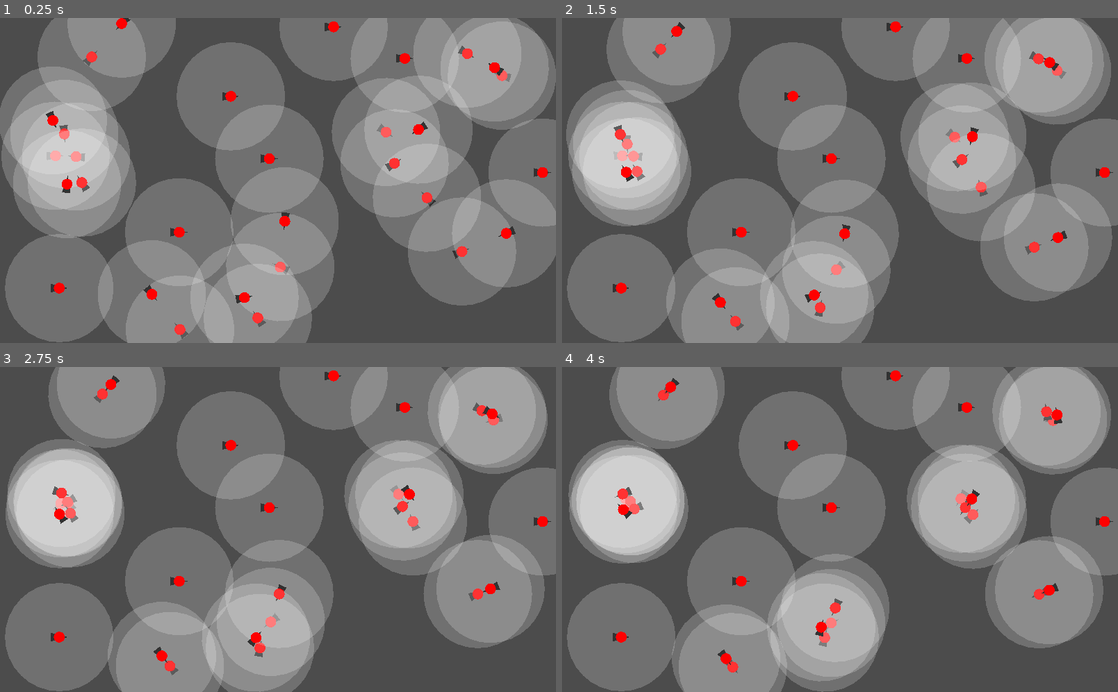
Above: before the commit, frames 1-4 (two rows, left to right).
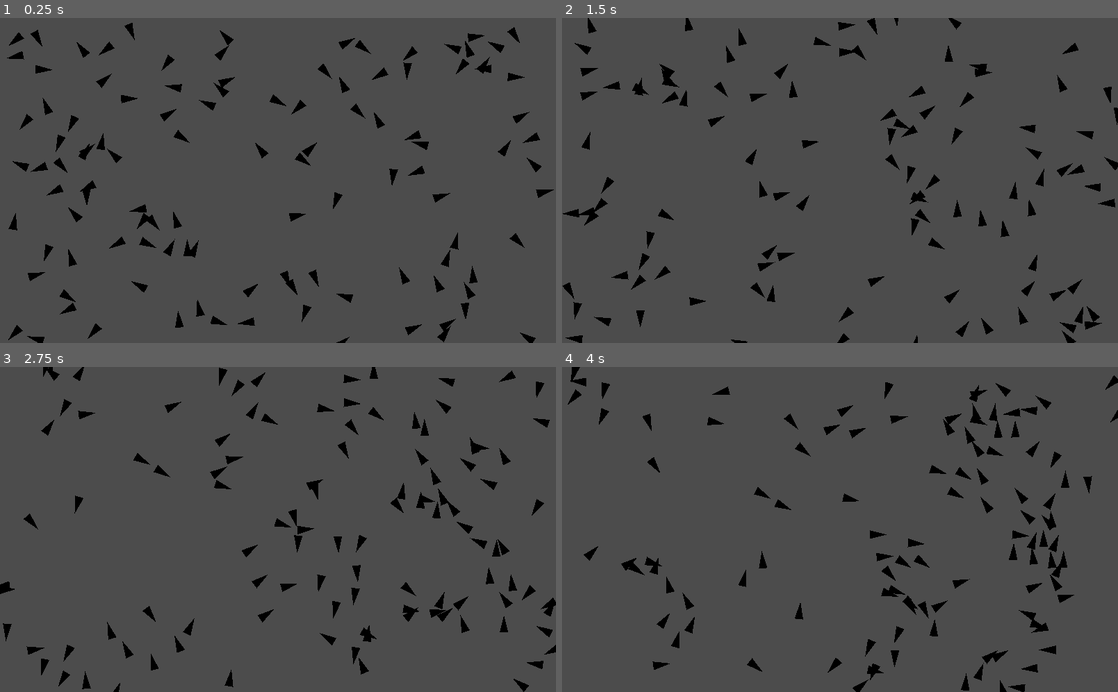
Above: after the commit, the same moments.

Repository: jorikvanveen/boids
Game: Godot game, scene res://MainScene.tscn
The game is run twice, just before and just after one commit, with the same random seed, the same clock (stepped at 60 frames per second) and the same inputs.
Inputs:
- Up to frame 1 (0.25 s): no input
- Up to frame 2 (1.5 s): no input
- Up to frame 3 (2.75 s): no input
- Up to frame 4 (4 s): no input

The runs differ from the first frame. In frame 1, 77% of the frame differs, in the area x 0-100%, y 0-100%; in frame 2, 73%; in frame 3, 70%; in frame 4, 69%.

Commit message:
Algoritme herschreven

Diff:
--- a/Boids.gd
+++ b/Boids.gd
@@ -2,7 +2,7 @@
 
 func _ready():
 	var Boid = load("res://src/boid/Boid.tscn")
-	for _i in range(20):
+	for _i in range(100):
 		var boid = Boid.instance()
 		boid.position = Vector2(rand_range(0, 1000),rand_range(0,600))
 		add_child(boid)
--- a/src/boid/Boid.gd
+++ b/src/boid/Boid.gd
@@ -1,17 +1,23 @@
 extends KinematicBody2D
 
-const E = 2.71828
-
-export var VISUAL_RANGE = 100.0
-export var SPEED = 50
+export var VISUAL_RANGE = 70.0
+export var SPEED = 100
 
 export var WRAPAROUND_Y = 600.0
 export var WRAPAROUND_X = 1024.0
 
-export var AVOID_FAC = 0.05
+export var AVOID_MIN_DIST = 40
 
-#var velocity = Vector2(1, 1) * SPEED
+export var AVOID_FAC = 6000
+export var COHESION_FAC = 10
+export var ALIGNMENT_FAC = 10
+export var NOISE_FAC = 1000
+
+var velocity = Vector2(1, 1) * SPEED
 var middle_indicator = Circle.new()
+var nearby = []
+
+var rng = RandomNumberGenerator.new()
 
 func _ready():
 	if Engine.editor_hint:
@@ -23,49 +29,101 @@
 	middle_indicator.RADIUS = 10
 	middle_indicator.COLOR = Color.red
 	# Spawn circle
-	var circle = Circle.new()
-	circle.RADIUS = VISUAL_RANGE
-	add_child(circle)
-	add_child(middle_indicator)
+	#var circle = Circle.new()
+	#circle.RADIUS = VISUAL_RANGE
+	#add_child(circle)
+	#add_child(middle_indicator)
 	add_to_group("boids")
 
-func to_center(close_boids, factor):
-	var velocity = Vector2(0, 0)
+	# Rotate random
+	rng.randomize()
+	var angle = rng.randf_range(-PI, PI)
+	velocity = Vector2(sin(angle), cos(angle)) * SPEED
 
-	for boid in close_boids:
-		velocity += boid.position
+func get_nearby_boids():
+	nearby = []
+	for boid in get_parent().get_children():
+		if boid == self:
+			continue
 
-	velocity = velocity / close_boids.size()
-	velocity = velocity - self.position
-	return velocity * factor
+		var distance = position.distance_to(boid.position)
 
-func avoid_boids():
-	var factor = AVOID_FAC
-	var distance = 20
-	var velocity = Vector2(0, 0)
+		if distance < VISUAL_RANGE:
+			nearby.push_back(boid)
 
-	for boid in get_parent().get_children():
-		if(boid != self):
-			if(self.position.distance_to(boid.position) < distance):
-				velocity = self.position - boid.position
+func average_pos_nearby() -> Vector2:
+	var average_position = Vector2.ZERO
 
-	return velocity * factor
+	for boid in nearby:
+		average_position += boid.position
+
+	if not average_position:
+		return position
+
+	average_position /= nearby.size()
+
+	return average_position
+
+func avoidance_bias() -> Vector2:
+	var ideal_vec = Vector2.ZERO
+
+	for boid in nearby:
+		var dist = position.distance_to(boid.position)
+		if dist < AVOID_MIN_DIST:
+			ideal_vec += (position - boid.position) * (1/dist)
+
+	if not ideal_vec:
+		return velocity
+
+	return ideal_vec / nearby.size() * AVOID_FAC
+
+
+func cohesion_bias() -> Vector2:
+	var ideal_vec = (average_pos_nearby() - position)
+	return ideal_vec * COHESION_FAC
+
+func alignment_bias() -> Vector2:
+	# Get average velocity
+	var average_velocity = Vector2.ZERO
+
+	for boid in nearby:
+		average_velocity += boid.velocity
+
+	if not average_velocity:
+		return velocity
+
+	average_velocity /= nearby.size()
+	return average_velocity * ALIGNMENT_FAC
+
+func noise_bias() -> Vector2:
+	var random_angle = rng.randf_range(-PI, PI)
+	return Vector2(sin(random_angle), cos(random_angle)) * NOISE_FAC
 
 func _physics_process(delta):
-	var close_boids = []
-	for boid in get_parent().get_children():
-		if(self.position.distance_to(boid.position) < VISUAL_RANGE):
-			close_boids.push_back(boid)
+	get_nearby_boids()
 
-	var velocity = Vector2.ZERO
-	velocity += to_center(close_boids, 0.05)
-	velocity += avoid_boids()
+	# Every bias function returns the optimal vector that they want to be in.
+	# That is multiplied by the factor of each of those biases
+	# Calculate the new velocity
+	var alignment = alignment_bias()
+	var cohesion = cohesion_bias()
+	var avoidance = avoidance_bias()
+	var noise = noise_bias()
 
-	velocity *= 10
-	var angle = velocity.angle() + deg2rad(90)
-	print(angle)
-	self.rotation = angle
-	translate(velocity * delta)
-#	var angle = self.position.angle_to_point(velocity)
-#	velocity = velocity.rotated(angle)
-#	rotate(angle)
+	# The average of this vector
+	var ideal_velocity = (alignment + cohesion + avoidance + noise) / 4
+
+	# Interpolate our velocity by the ideal velocity with an alpha of 0.5 * second
+	velocity = velocity.linear_interpolate(ideal_velocity, 0.5 * delta)
+
+	# Scale new velocity to speed
+	velocity = velocity.normalized() * SPEED
+
+	# Render rotation
+	rotation = velocity.angle() + 0.5*PI
+
+	# Move boid with wraparound
+	var next_pos = position + (velocity * delta)
+	next_pos = Vector2(fposmod(next_pos.x, WRAPAROUND_X), fposmod(next_pos.y, WRAPAROUND_Y))
+	position = next_pos
+	pass
